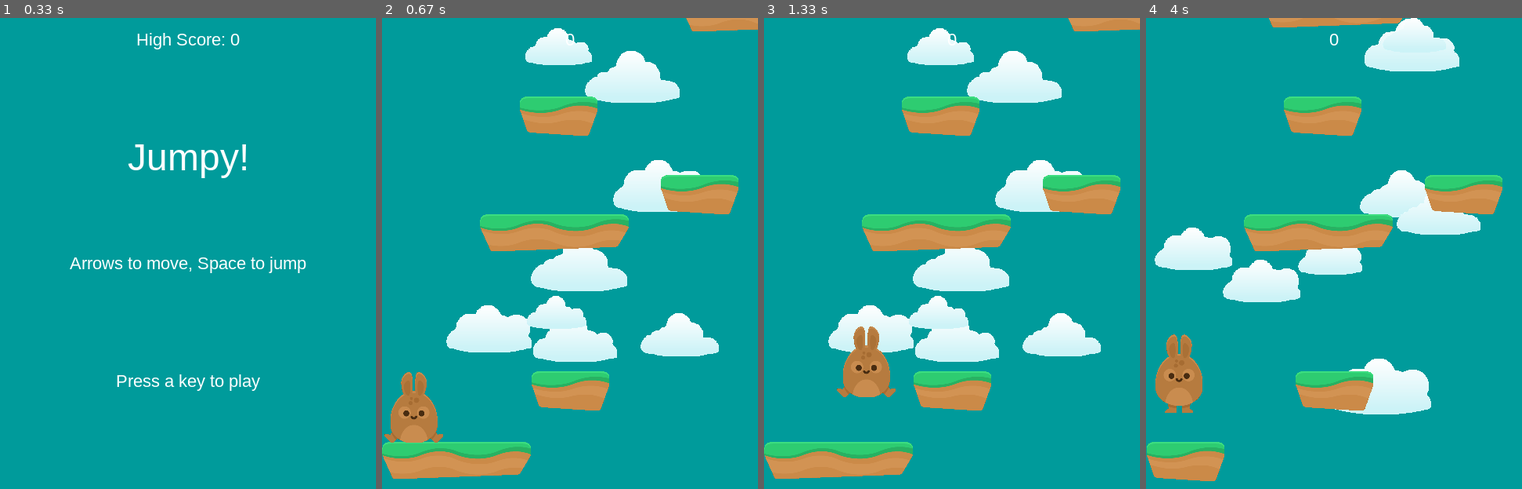
Above: before the commit, frames 1-4 (left to right).
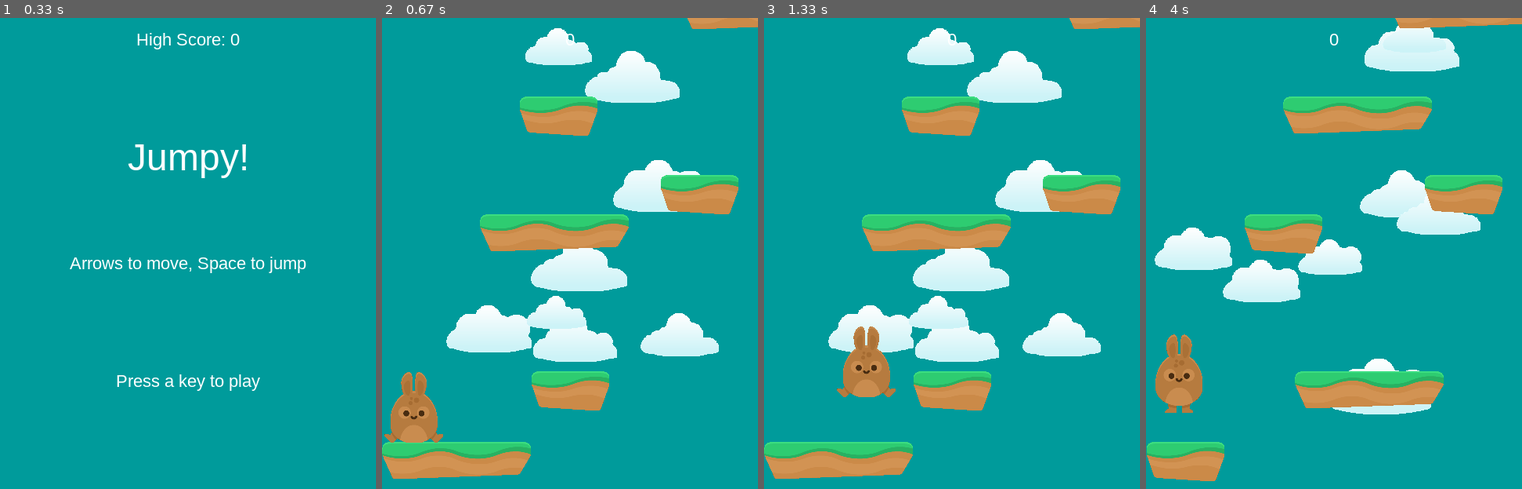
Above: after the commit, the same moments.

Repository: Flame753/games
Game: pygame game, started from platform/main.py
The game is run twice, just before and just after one commit, with the same random seed, the same clock (stepped at 60 frames per second) and the same inputs.
Inputs:
- Up to frame 1 (0.33 s): no input
- Up to frame 2 (0.67 s): tap Enter at 0.33 s
- Up to frame 3 (1.33 s): hold Right 0.67-1.13 s; hold Left from 1.17 s (still down); tap Space at 1.23 s
- Up to frame 4 (4 s): tap Space at 1.53, 1.73, 2.03, 2.3, 2.6, 2.73, 3.03, 3.9 s; release Left at 1.63 s; hold Right 1.67-2.2 s; hold Left 2.23-2.63 s; hold Right 2.67-3.3 s; hold Right from 3.83 s (still down)

Frame 1 is identical in both runs. In frame 2, 0.1% of the frame differs, in the area x 80-100%, y 0-3%; in frame 3, 0.1%; in frame 4, 5.5%, in the area x 26-100%, y 0-84%.

Commit message:
change distance

Diff:
--- a/platform/main.py
+++ b/platform/main.py
@@ -144,7 +144,7 @@
         while len(self.platforms) < 6:
             width = random.randrange(50, 100)
             Platform(self, random.randrange(0, WIDTH - width),
-                     random.randrange(-60, -25))
+                     random.randrange(-50, -30))
 
     def events(self):
         # Game Loop - Events
